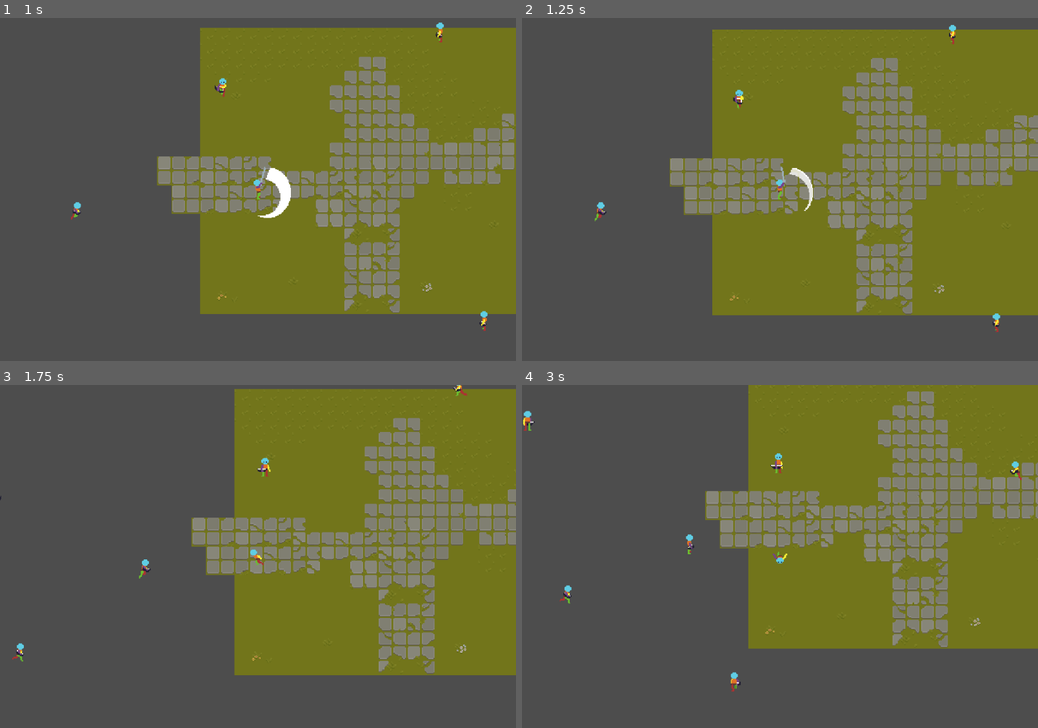
Above: before the commit, frames 1-4 (two rows, left to right).
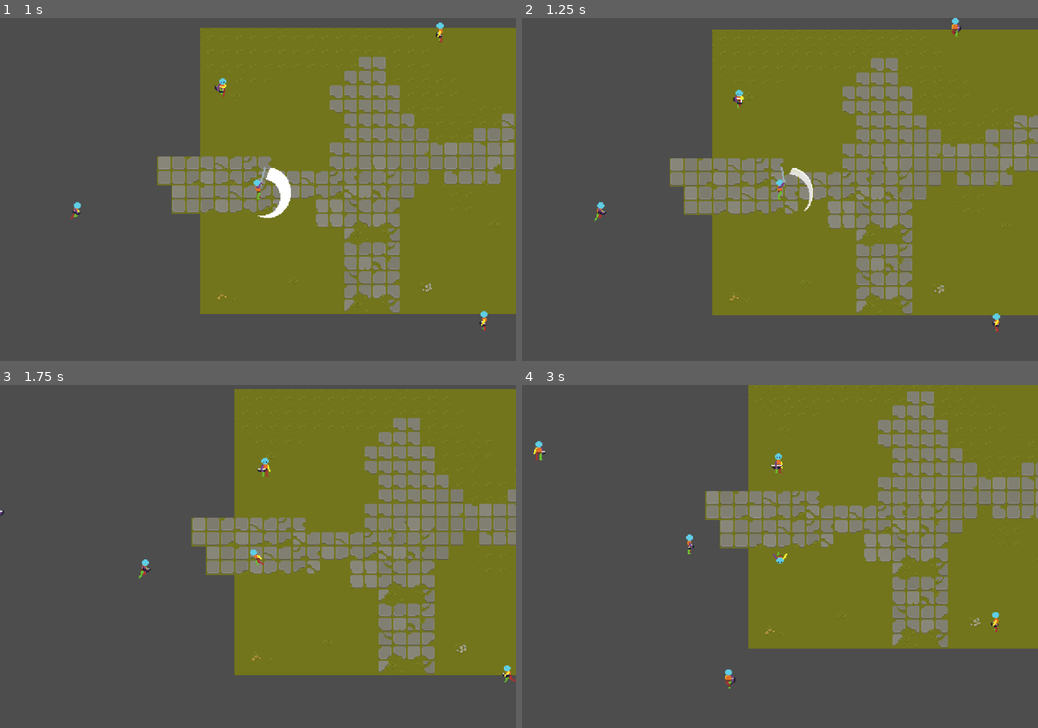
Above: after the commit, the same moments.

Repository: DmNiv/Tekoha
Game: Godot game, scene res://levels/teste.tscn
Two runs of this game, one before a commit and one after it. Both use one fixed random seed, a clock stepped at 60 frames per second and the inputs below.
Inputs (mouse positions are in pixels of both pictures, inside the frame that each line leads up to):
- Up to frame 1 (1 s): move the mouse to (371, 172) at 0.52 s; hold D (move_right) from 0.53 s (still down); click (371, 172) at 0.6 s; right-click (371, 172) at 0.8 s
- Up to frame 2 (1.25 s): keep holding D (move_right)
- Up to frame 3 (1.75 s): move the mouse to (154, 573) at 1.27 s; release D (move_right) at 1.28 s; hold S (move_down) from 1.28 s (still down); right-click (154, 573) at 1.35 s; click (154, 573) at 1.55 s
- Up to frame 4 (3 s): move the mouse to (831, 481) at 2.02 s; release S (move_down) at 2.03 s; hold D (move_right) 2.03-2.78 s; click (831, 481) at 2.1 s; right-click (831, 481) at 2.3 s; move the mouse to (754, 625) at 2.77 s; hold W (move_up) from 2.78 s (still down); right-click (754, 625) at 2.85 s

Frame 1 is identical in both runs. In frame 2, 0.1% of the frame differs, in the area x 82-86%, y 0-8%; in frame 3, 0.2%; in frame 4, 0.5%, in the area x 0-97%, y 7-90%.

Commit message:
Métodos para inputs

Diff:
--- a/tekoha/player/player.gd
+++ b/tekoha/player/player.gd
@@ -27,7 +27,6 @@
 	owner_info.animation_root_node = animation_tree["parameters/playback"]
 	state_machine.init(owner_info)
 
-
 func _physics_process(_delta: float) -> void:
 	idle = !velocity
 	if !idle:
@@ -40,5 +39,16 @@
 func set_mouse_direction():
 	mouse_direction = (get_global_mouse_position() - global_position).normalized()
 
+func check_attack_input():
+	if Input.is_action_just_pressed("attack"):
+		if state_machine.current_state.name != "AttackEnd":
+			state_machine.current_state.transition_to("Attack01")
+		else:
+			state_machine.current_state.transition_to("Attack02")
+
+func check_roll_input():
+	if Input.is_action_just_pressed("roll") and can_roll:
+		state_machine.current_state.transition_to("Roll")
+
 func _on_roll_timer_timeout() -> void:
 	can_roll = true
--- a/tekoha/player/states/attack_end.gd
+++ b/tekoha/player/states/attack_end.gd
@@ -7,10 +7,8 @@
 	pass
 
 func update(_delta: float):
-	if Input.is_action_just_pressed("attack"):
-		transition_to("Attack02")
-	elif Input.is_action_just_pressed("roll") and owner_node.can_roll:
-		transition_to("Roll")
+	owner_node.check_attack_input()
+	owner_node.check_roll_input()
 
 func physics_update(_delta: float):
 	pass
--- a/tekoha/player/states/state_idle.gd
+++ b/tekoha/player/states/state_idle.gd
@@ -9,10 +9,8 @@
 func update(_delta: float):
 	if owner_node.move_direction:
 		transition_to("Walk")
-	elif Input.is_action_just_pressed("roll") and owner_node.can_roll:
-		transition_to("Roll")
-	elif Input.is_action_just_pressed("attack"):
-		transition_to("Attack01")
+	owner_node.check_roll_input()
+	owner_node.check_attack_input()
 
 func physics_update(_delta: float):
 	owner_node.set_direction()
--- a/tekoha/player/states/state_walk.gd
+++ b/tekoha/player/states/state_walk.gd
@@ -9,10 +9,8 @@
 func update(_delta: float):
 	if !owner_node.velocity:
 		transition_to("Idle")
-	elif Input.is_action_just_pressed("roll") and owner_node.can_roll:
-		transition_to("Roll")
-	elif Input.is_action_just_pressed("attack"):
-		transition_to("Attack01")
+	owner_node.check_roll_input()
+	owner_node.check_attack_input()
 
 func physics_update(_delta: float):
 	owner_node.set_direction()
--- a/tekoha/state_machine/state_machine.gd
+++ b/tekoha/state_machine/state_machine.gd
@@ -16,9 +16,9 @@
 			child.animation_root_node = owner_info.animation_root_node
 			child.Transitioned.connect(change_state)
 
-		# Se existir um estado inicial, entrar e assumir como estado atual
-		if initial_state:
-			change_state(initial_state.name)
+	# Se existir um estado inicial, entrar e assumir como estado atual
+	if initial_state:
+		change_state(initial_state.name)
 
 func _process(delta: float) -> void:
 	# Atualizando ações de acordo com o estado
